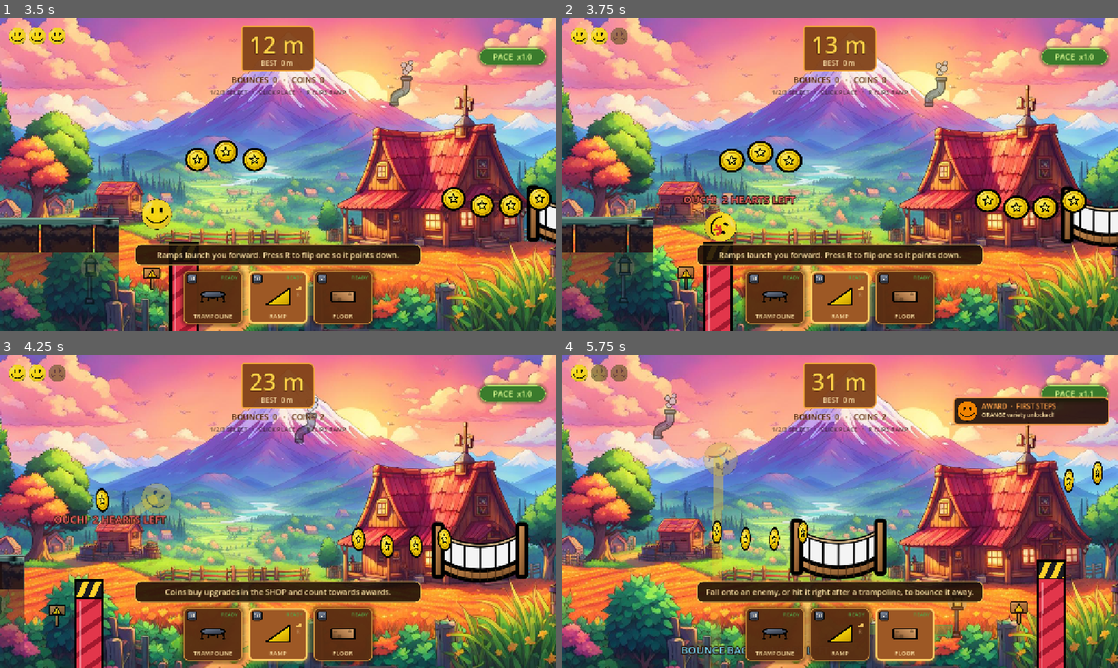
Above: before the commit, frames 1-4 (two rows, left to right).
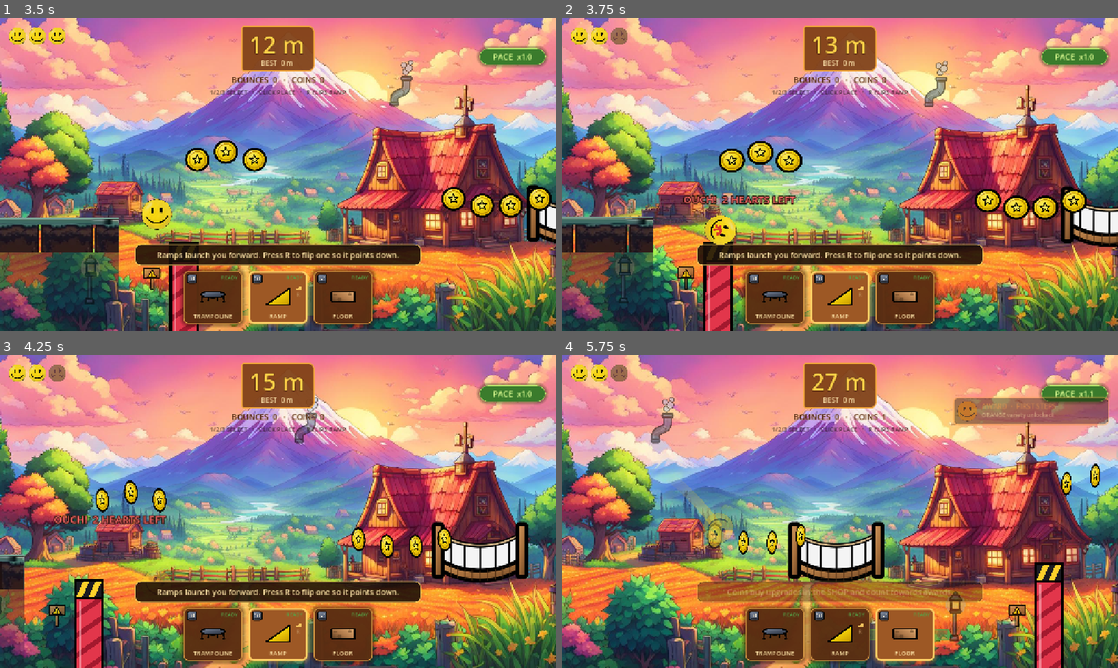
Above: after the commit, the same moments.

Repository: ImSpxrsh/Vollo
Game: Godot game, scene res://scenes/ui/MainMenu.tscn
Two runs of this game, one before a commit and one after it. Both use one fixed random seed, a clock stepped at 60 frames per second and the inputs below. Sound files missing from this copy of the repository are replaced by a short silence.
Inputs:
- Up to frame 1 (3.5 s): click "PLAY" at 0.5 s; click "READY" at 1.25 s; click "READY" at 2 s; click "READY" at 2.75 s
- Up to frame 2 (3.75 s): click "READY" at 3.5 s
- Up to frame 3 (4.25 s): no input
- Up to frame 4 (5.75 s): click "READY" at 4.25 s; click "READY" at 5 s

Frame 1 is identical in both runs. In frame 2, 0.2% of the frame differs, in the area x 25-32%, y 62-73%; in frame 3, 1.5%; in frame 4, 12%, in the area x 5-100%, y 3-100%.

Commit message:
Hits cost one heart and ghost through hazards
ball.gd: a hit no longer knocks the ball upward. While it blinks after a hit (1.2 s) it passes through red walls, spikes and enemies, and falling out during that window bounces it back without costing a second heart. Fixes one wall hit sometimes costing two hearts.

Diff:
--- a/godot/scenes/game/ball.gd
+++ b/godot/scenes/game/ball.gd
@@ -17,8 +17,9 @@
 const SUNNY := Color("FFD84A")
 const SHIELDED := Color("4CC9FF")
 const BOOST_TIME := 1.6
+## After a hit the ball blinks for this long, costs no more hearts and passes
+## straight through walls, spikes and enemies instead of being knocked away.
 const HIT_INVULN := 1.2
-const KNOCKBACK_VY := -480.0
 const RESCUE_Y := 250.0
 const CLUTCH_RADIUS := 230.0
 const STOMP_WINDOW := 0.6
@@ -48,6 +49,8 @@
 var _pending_y := NAN
 var _stomp_charge := 0.0
 var _invuln_left := 0.0
+## Time left passing through hazards after a hit (see HIT_INVULN).
+var _ghost_left := 0.0
 var _item_cooldown := 0.0
 var _roll_angle := 0.0
 var _form_root: Node2D
@@ -104,6 +107,10 @@
 	if dead:
 		return
 	_invuln_left = maxf(0.0, _invuln_left - delta)
+	if _ghost_left > 0.0:
+		_ghost_left = maxf(0.0, _ghost_left - delta)
+		if _ghost_left <= 0.0:
+			_set_ghost(false)
 	_item_cooldown = maxf(0.0, _item_cooldown - delta)
 	_stomp_charge = maxf(0.0, _stomp_charge - delta)
 	if boost_left > 0.0:
@@ -223,14 +230,24 @@
 func _take_hit(hearts_left: int) -> void:
 	versus_speed_change(0.0, VS_HIT_SPEED_MULT)
 	_invuln_left = HIT_INVULN
-	_pending_vy = KNOCKBACK_VY
-	linear_velocity.y = KNOCKBACK_VY
+	# No knockback: keep the current path and ghost through whatever was hit,
+	# so one mistake costs exactly one heart.
+	_ghost_left = HIT_INVULN
+	_set_ghost(true)
 	_stretch(Vector2(1.3, 0.7))
 	_burst(global_position, WorldConst.C_HAZARD, 18, 320.0, 0.5)
 	AudioManager.play("hurt", 0.04, -2.0)
 	GameManager.hitstop(0.05)
 	_popup("OUCH!  %d %s LEFT" % [hearts_left, "HEART" if hearts_left == 1 else "HEARTS"], Color("FF6B6B"))
 	_update_hurt_look(hearts_left)
+
+## While ghosting, solid hazards (red walls) stop colliding with the ball;
+## spikes and enemies are already ignored because kill() checks _invuln_left.
+func _set_ghost(on: bool) -> void:
+	if on:
+		collision_mask &= ~WorldConst.LAYER_HAZARD
+	else:
+		collision_mask |= WorldConst.LAYER_HAZARD
 
 func teleport(pos: Vector2) -> void:
 	_pending_pos = pos
@@ -239,6 +256,8 @@
 	global_position = pos
 	linear_velocity = Vector2.ZERO
 	speed = START_SPEED
+	_ghost_left = 0.0
+	_set_ghost(false)
 	_invuln_left = 0.6
 	_stomp_charge = 0.0
 	if trail:
@@ -247,11 +266,18 @@
 func _fall_out() -> void:
 	if dead or not GameManager.is_alive(player_index):
 		return
-	versus_speed_change(0.0, VS_HIT_SPEED_MULT)
-	var left: int = GameManager.hurt_variety(player_index)
-	if left <= 0:
-		_die()
-		return
+	# Falling while still blinking from a hit is part of that same mistake:
+	# bounce back without taking a second heart.
+	var free_rescue := _ghost_left > 0.0
+	var left: int = GameManager.player(player_index).health
+	if not free_rescue:
+		versus_speed_change(0.0, VS_HIT_SPEED_MULT)
+		left = GameManager.hurt_variety(player_index)
+		if left <= 0:
+			_die()
+			return
+	_ghost_left = 0.0
+	_set_ghost(false)
 	_invuln_left = HIT_INVULN + 0.4
 	_pending_y = RESCUE_Y
 	_pending_vy = -120.0
